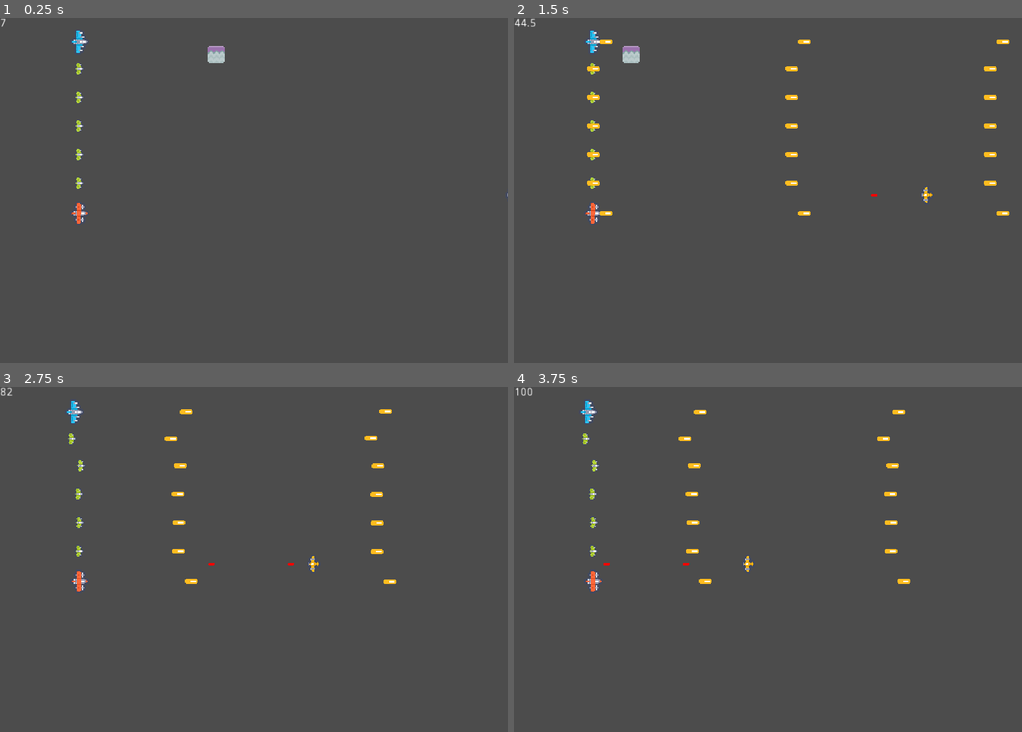
Above: before the commit, frames 1-4 (two rows, left to right).
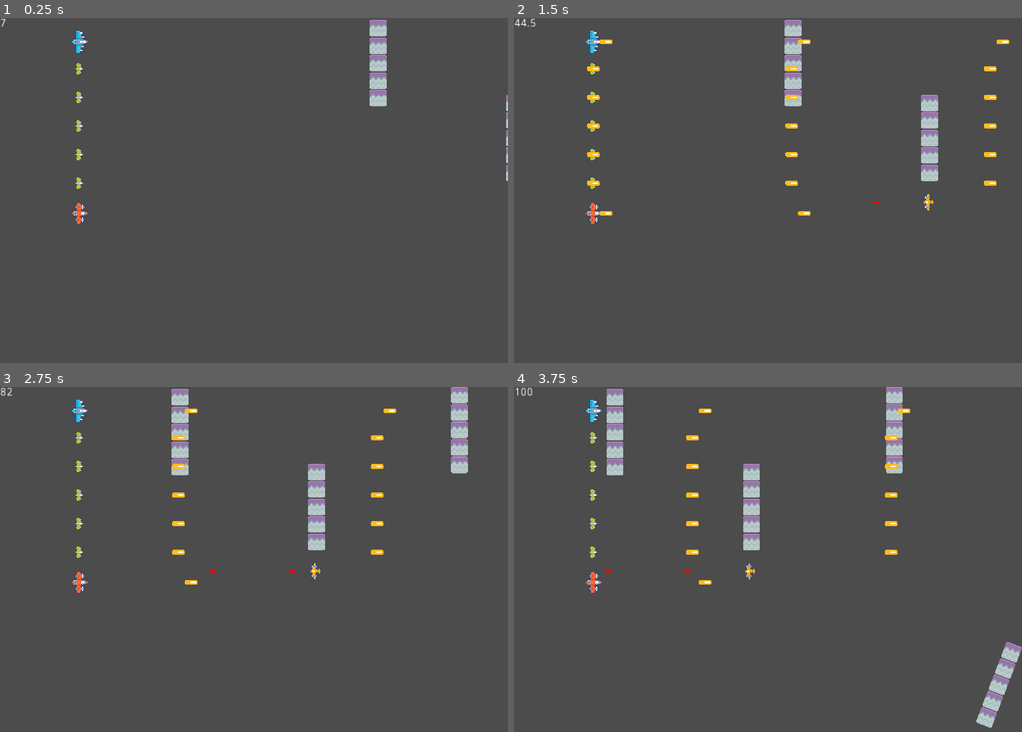
Above: after the commit, the same moments.

Repository: Extor3D/DestinysClan
Game: Godot game, scene res://TestScene.tscn
Same seed, same stepped clock (60 frames per second), same inputs: the game is played once before the commit and once after it.
Inputs:
- Up to frame 1 (0.25 s): no input
- Up to frame 2 (1.5 s): hold Space (activate_formation) 0.53-1.28 s; tap Space (activate_formation) at 1.35 s
- Up to frame 3 (2.75 s): hold Space (activate_formation) from 2.03 s (still down)
- Up to frame 4 (3.75 s): release Space (activate_formation) at 2.78 s; tap Space (activate_formation) at 2.85 s; hold Space (activate_formation) from 3.53 s (still down)

The runs differ from the first frame. In frame 1, 1.0% of the frame differs, in the area x 40-100%, y 0-52%; in frame 2, 1.8%; in frame 3, 3.1%; in frame 4, 3.9%, in the area x 13-100%, y 0-99%.

Commit message:
Subo varios cambios y agrego un script a la escena de prueba para que instancie obstaculos y enemigos cada cierto tiempo

Diff:
--- a/SpaceshipHarem/Enemies/Scripts/EnemyShot.gd
+++ b/SpaceshipHarem/Enemies/Scripts/EnemyShot.gd
@@ -2,6 +2,10 @@
 
 export(float) var speed = -150
 export(int) var damage = 1
+
+func _process(delta):
+	if position.x < -100:
+		queue_free()
 
 func _physics_process(delta):
 	global_position.x += speed * delta
--- a/SpaceshipHarem/Player/Player.tscn
+++ b/SpaceshipHarem/Player/Player.tscn
@@ -27,17 +27,19 @@
 [node name="Formations" type="Node2D" parent="."]
 
 [node name="DForm" parent="Formations" instance=ExtResource( 6 )]
-visible = false
 
 [node name="CForm" parent="Formations" instance=ExtResource( 5 )]
-visible = false
 
 [node name="LForm" parent="Formations" instance=ExtResource( 7 )]
-visible = false
 
 [node name="ShotTimer" type="Timer" parent="."]
 wait_time = 0.5
 autostart = true
 
+[node name="InviTimer" type="Timer" parent="."]
+one_shot = true
+
 [connection signal="body_entered" from="Ship1" to="Ship1" method="_on_Ship_body_entered"]
+[connection signal="body_entered" from="Ship2" to="Ship2" method="_on_Ship_body_entered"]
 [connection signal="timeout" from="ShotTimer" to="." method="_on_ShotTimer_timeout"]
+[connection signal="timeout" from="InviTimer" to="." method="_on_InviTimer_timeout"]
--- a/SpaceshipHarem/Player/Scripts/Player.gd
+++ b/SpaceshipHarem/Player/Scripts/Player.gd
@@ -7,6 +7,7 @@
 export var cadence = 0.5
 export var max_energy = 100
 export var delta_energy = 0.5
+export var inv_time = 1
 
 var energy : float = 0
 var ships : Array
@@ -15,7 +16,7 @@
 var shot_scene = preload("res://Player/Shot.tscn")
 
 func _ready():
-	$ShotTimer.start(cadence)
+	$ShotTimer.wait_time = cadence
 	var nextPosition = $Ship1.position
 
 	#Variable of node a
@@ -63,7 +64,7 @@
 
 func _physics_process(delta):
 	if collide_with_enemies():
-		health -= 1
+		take_damage(1)
 
 	if Input.is_action_pressed("activate_formation"):
 		for f in $Formations.get_children():
@@ -78,6 +79,7 @@
 func _process(delta):
 	energy = move_toward(energy, max_energy, delta_energy)
 
+
 func collide_with_enemies():
 	var bodies = $Ship1.get_colliding_bodies() + $Ship2.get_colliding_bodies()
 	for b in bodies:
@@ -89,9 +91,13 @@
 
 func take_damage(damage):
 	#Add damage sound here
-	health -= damage
-	if health <= 0:
-		queue_free()
+	if $InviTimer.get_time_left() <= 0:
+		health -= damage
+		$InviTimer.start(inv_time)
+		$Ship1.blink = true
+		$Ship2.blink = true
+		if health <= 0:
+			queue_free()
 
 func get_higher_ship():
 	if $Ship1.position.y < $Ship2.position.y:
@@ -144,9 +150,14 @@
 	create_shot($Ship2.global_position + Vector2($Ship2/ShipSprite.texture.get_width()/2, 0))
 	for s in ships:
 		create_shot(s.global_position)
-	$ShotTimer.start(cadence)
+
 
 func create_shot(p: Vector2):
 	var shot = shot_scene.instance()
 	shot.position = p
 	get_tree().root.add_child(shot)
+
+
+func _on_InviTimer_timeout():
+	$Ship1.blink = false
+	$Ship2.blink = false
--- a/SpaceshipHarem/Player/Scripts/Ship1.gd
+++ b/SpaceshipHarem/Player/Scripts/Ship1.gd
@@ -8,6 +8,7 @@
 
 var movement = Vector2.ZERO
 var ship_name = "ship1"
+var blink = false
 
 func take_damage(damage):
 	get_parent().take_damage(damage)
@@ -29,6 +30,10 @@
 		movement.y = -speed
 	if Input.is_action_pressed(ship_name + "_down"):
 		movement.y = speed
+	if blink:
+		$ShipSprite.set_modulate(Color.crimson)
+	else:
+		$ShipSprite.set_modulate(Color.white)
 
 func _physics_process(delta):
 	apply_central_impulse(movement*delta)
--- a/SpaceshipHarem/Player/Scripts/Shot.gd
+++ b/SpaceshipHarem/Player/Scripts/Shot.gd
@@ -2,6 +2,10 @@
 
 export(float) var speed = 500
 export(int) var damage = 1
+
+func _process(delta):
+	if position.x > 700:
+		queue_free()
 
 func _physics_process(delta):
 	global_position.x += speed * delta
--- /dev/null
+++ b/SpaceshipHarem/Scenery/Column.tscn
@@ -0,0 +1,20 @@
+[gd_scene load_steps=2 format=2]
+
+[ext_resource path="res://Scenery/Obstacle.tscn" type="PackedScene" id=1]
+
+[node name="Column" type="Node2D"]
+
+[node name="Obstacle" parent="." instance=ExtResource( 1 )]
+position = Vector2( 0, 0 )
+
+[node name="Obstacle2" parent="." instance=ExtResource( 1 )]
+position = Vector2( 0, 22 )
+
+[node name="Obstacle3" parent="." instance=ExtResource( 1 )]
+position = Vector2( 0, 44 )
+
+[node name="Obstacle4" parent="." instance=ExtResource( 1 )]
+position = Vector2( 0, 66 )
+
+[node name="Obstacle5" parent="." instance=ExtResource( 1 )]
+position = Vector2( 0, 88 )
--- a/SpaceshipHarem/Scenery/Scripts/Obstacle.gd
+++ b/SpaceshipHarem/Scenery/Scripts/Obstacle.gd
@@ -1,16 +1,6 @@
 extends RigidBody2D
 
-
-# Declare member variables here. Examples:
-# var a = 2
-# var b = "text"
 var speed = -100
 
-# Called when the node enters the scene tree for the first time.
-func _ready():
-	pass # Replace with function body.
-
-
-# Called every frame. 'delta' is the elapsed time since the previous frame.
 func _process(delta):
 	set_axis_velocity(Vector2(speed,0))
--- a/SpaceshipHarem/TestScene.gd
+++ b/SpaceshipHarem/TestScene.gd
@@ -1,14 +1,29 @@
 extends Node2D
 
-
-# Declare member variables here. Examples:
-# var a = 2
-# var b = "text"
-
+var enemy_scene = preload("res://Enemies/Enemy.tscn")
+var obstacle_scene = preload("res://Scenery/Column.tscn")
 
 # Called when the node enters the scene tree for the first time.
 func _ready():
 	pass # Replace with function body.
 
 func _process(delta):
-	$HUD/Label.text = str($Player.energy)
+	if has_node("Player"):
+		$HUD/Label.text = str($Player.energy)
+	for c in $CleanWhenOut.get_children():
+		if c is Node2D:
+			if c.global_position.x < -50:
+				c.queue_free()
+
+
+func _on_EnemyTimer_timeout():
+	var enemy = enemy_scene.instance()
+	enemy.global_position = Vector2(640, 10 + randi()%460)
+	$CleanWhenOut.add_child(enemy)
+
+
+func _on_ObstacleTimer_timeout():
+	var obs = obstacle_scene.instance()
+	obs.global_position = Vector2(700, 10 + randi()%380)
+	obs.global_rotation_degrees = -45 + randi() % 90
+	$CleanWhenOut.add_child(obs)
--- a/SpaceshipHarem/TestScene.tscn
+++ b/SpaceshipHarem/TestScene.tscn
@@ -1,18 +1,35 @@
-[gd_scene load_steps=5 format=2]
+[gd_scene load_steps=7 format=2]
 
 [ext_resource path="res://Player/Player.tscn" type="PackedScene" id=1]
 [ext_resource path="res://Enemies/Enemy.tscn" type="PackedScene" id=2]
 [ext_resource path="res://TestScene.gd" type="Script" id=3]
-[ext_resource path="res://Scenery/Obstacle.tscn" type="PackedScene" id=4]
+[ext_resource path="res://Scenery/Column.tscn" type="PackedScene" id=4]
+
+[sub_resource type="RectangleShape2D" id=1]
+extents = Vector2( 328.5, 47.5 )
+
+[sub_resource type="RectangleShape2D" id=2]
+extents = Vector2( 41.5, 265 )
 
 [node name="Node2D" type="Node2D"]
 script = ExtResource( 3 )
 
+[node name="CleanWhenOut" type="Node2D" parent="."]
+
+[node name="Enemy" parent="CleanWhenOut" instance=ExtResource( 2 )]
+position = Vector2( 672, 232 )
+
+[node name="Column" parent="CleanWhenOut" instance=ExtResource( 4 )]
+position = Vector2( 498, 13 )
+
+[node name="Column2" parent="CleanWhenOut" instance=ExtResource( 4 )]
+position = Vector2( 670, 107 )
+
+[node name="Column3" parent="CleanWhenOut" instance=ExtResource( 4 )]
+position = Vector2( 850, 10 )
+
 [node name="Player" parent="." instance=ExtResource( 1 )]
 position = Vector2( 100, 30 )
-
-[node name="Enemy" parent="." instance=ExtResource( 2 )]
-position = Vector2( 670, 223 )
 
 [node name="HUD" type="CanvasLayer" parent="."]
 
@@ -20,4 +37,41 @@
 margin_right = 40.0
 margin_bottom = 14.0
 
-[node name="Obstacle" parent="." instance=ExtResource( 4 )]
+[node name="EnemyTimer" type="Timer" parent="."]
+wait_time = 5.0
+autostart = true
+
+[node name="ObstacleTimer" type="Timer" parent="."]
+wait_time = 3.0
+autostart = true
+
+[node name="StaticBody2D" type="StaticBody2D" parent="."]
+collision_layer = 0
+
+[node name="CollShapeTop" type="CollisionShape2D" parent="StaticBody2D"]
+position = Vector2( 320, -49 )
+shape = SubResource( 1 )
+
+[node name="StaticBody2D2" type="StaticBody2D" parent="."]
+collision_layer = 0
+
+[node name="CollShapeBot" type="CollisionShape2D" parent="StaticBody2D2"]
+position = Vector2( 320, 528 )
+shape = SubResource( 1 )
+
+[node name="StaticBody2D3" type="StaticBody2D" parent="."]
+collision_layer = 0
+
+[node name="CollShapeLeft" type="CollisionShape2D" parent="StaticBody2D3"]
+position = Vector2( -44.5, 239 )
+shape = SubResource( 2 )
+
+[node name="StaticBody2D4" type="StaticBody2D" parent="."]
+collision_layer = 0
+
+[node name="CollShapeLeft" type="CollisionShape2D" parent="StaticBody2D4"]
+position = Vector2( 685, 249 )
+shape = SubResource( 2 )
+
+[connection signal="timeout" from="EnemyTimer" to="." method="_on_EnemyTimer_timeout"]
+[connection signal="timeout" from="ObstacleTimer" to="." method="_on_ObstacleTimer_timeout"]
